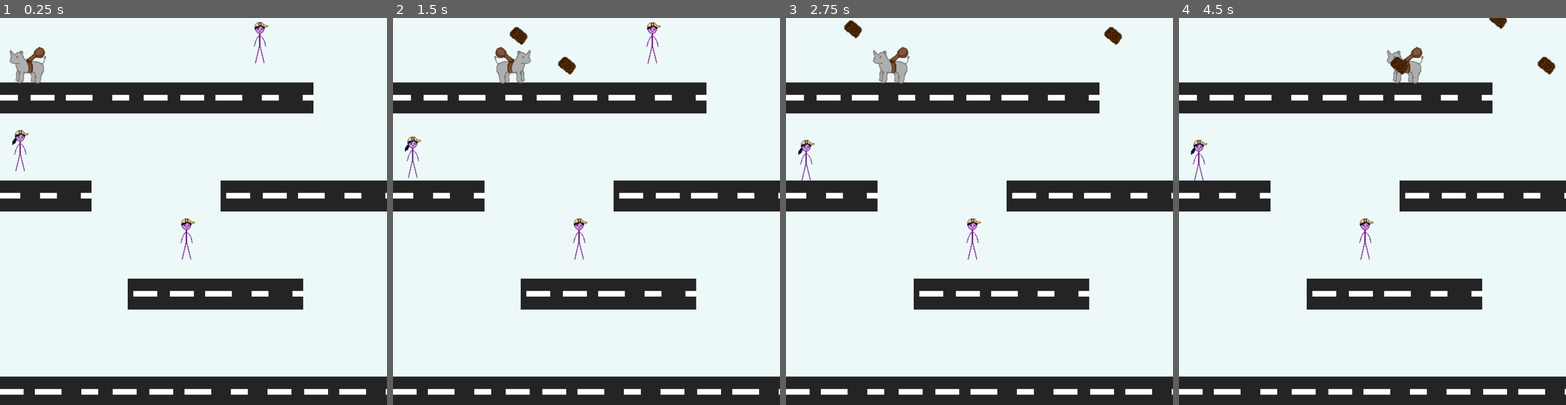
Above: before the commit, frames 1-4 (left to right).
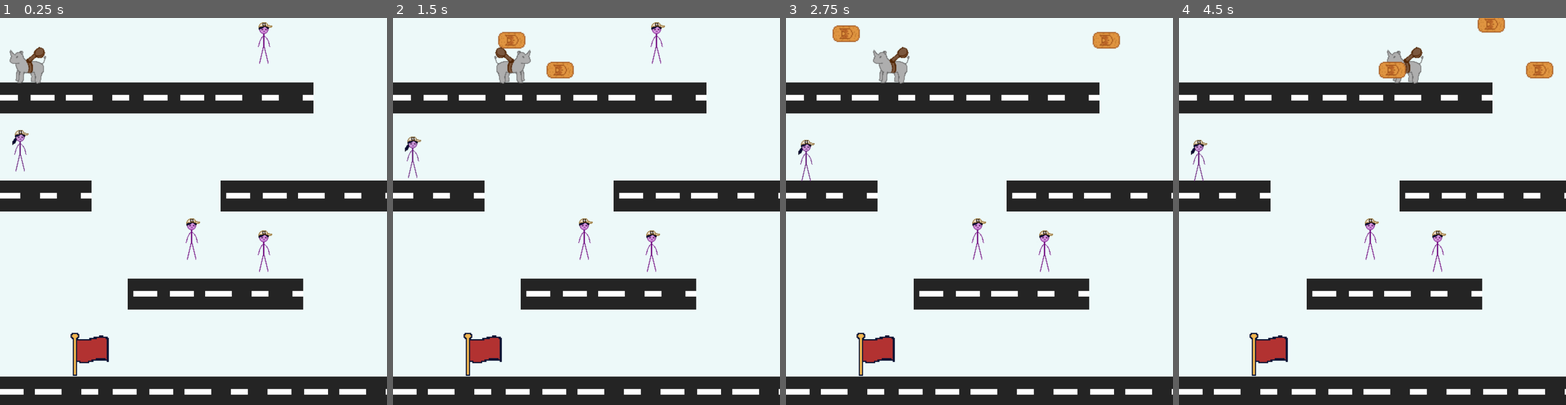
Above: after the commit, the same moments.

Repository: fiona-cai/HTV2023
Game: Godot game, scene res://levels/level_03.tscn
The game is run twice, just before and just after one commit, with the same random seed, the same clock (stepped at 60 frames per second) and the same inputs. This scene is started directly instead of the project's main scene.
Inputs:
- Up to frame 1 (0.25 s): no input
- Up to frame 2 (1.5 s): hold Right (move_right) from 0.53 s (still down); tap B (shoot_button) at 0.6, 1.35 s; tap Up (move_up) at 0.77 s
- Up to frame 3 (2.75 s): tap Up (move_up) at 1.52 s; release Right (move_right) at 2.03 s; hold Left (move_left) from 2.03 s (still down); tap B (shoot_button) at 2.1 s
- Up to frame 4 (4.5 s): release Left (move_left) at 2.78 s; hold Right (move_right) 2.78-4.28 s; tap B (shoot_button) at 2.85, 3.6, 4.35 s; tap Up (move_up) at 3.02, 3.77 s; hold Left (move_left) from 4.28 s (still down)

The runs differ from the first frame. In frame 1, 1.3% of the frame differs, in the area x 18-71%, y 1-93%; in frame 2, 2.0%; in frame 3, 1.7%; in frame 4, 2.0%, in the area x 18-98%, y 0-93%.

Commit message:
added lvl 3 red flag

Diff:
--- a/levels/level_03.tscn
+++ b/levels/level_03.tscn
@@ -1,9 +1,10 @@
-[gd_scene load_steps=7 format=3 uid="uid://b63536odcplwi"]
+[gd_scene load_steps=8 format=3 uid="uid://b63536odcplwi"]
 
 [ext_resource type="Texture2D" uid="uid://c00100suo273o" path="res://art/tiles/road_tile.png" id="1_uf58b"]
 [ext_resource type="PackedScene" uid="uid://d0ccdc860vcoq" path="res://enemies/cs_student_f.tscn" id="2_4cm4c"]
 [ext_resource type="PackedScene" uid="uid://vibebtbq0vva" path="res://enemies/cs_student_m.tscn" id="3_fyp6a"]
 [ext_resource type="PackedScene" uid="uid://chya1fwbo6x8v" path="res://player/player.tscn" id="4_iurdo"]
+[ext_resource type="PackedScene" uid="uid://difk8toy1xvl6" path="res://red_flags/red_flag_3.tscn" id="5_1volk"]
 
 [sub_resource type="TileSetAtlasSource" id="TileSetAtlasSource_8xcli"]
 texture = ExtResource("1_uf58b")
@@ -846,17 +847,17 @@
 position = Vector2(61, 408)
 
 [node name="CSStudent2" parent="." instance=ExtResource("3_fyp6a")]
-visible = false
-position = Vector2(654, 690)
+position = Vector2(773, 737)
 
 [node name="CSStudent3" parent="." instance=ExtResource("3_fyp6a")]
-position = Vector2(804, 73)
-scale = Vector2(2, 2)
+position = Vector2(804, 126)
 
 [node name="CharacterBody2D" parent="." instance=ExtResource("4_iurdo")]
 position = Vector2(86, 89)
 scale = Vector2(2, 2)
 
 [node name="CSStudent4" parent="." instance=ExtResource("3_fyp6a")]
-position = Vector2(579, 687)
-scale = Vector2(2, 2)
+position = Vector2(581, 737)
+
+[node name="Area2D" parent="." instance=ExtResource("5_1volk")]
+position = Vector2(278, 1043)
--- a/misc/awake_bar.tscn
+++ b/misc/awake_bar.tscn
@@ -14,8 +14,9 @@
 "speed": 5.0
 }]
 
-[sub_resource type="RectangleShape2D" id="RectangleShape2D_d8io0"]
-size = Vector2(53, 29)
+[sub_resource type="CapsuleShape2D" id="CapsuleShape2D_wbmc0"]
+radius = 26.0
+height = 84.0
 
 [node name="AwakeBar" type="Area2D"]
 script = ExtResource("1_apmql")
@@ -25,5 +26,6 @@
 sprite_frames = SubResource("SpriteFrames_xrgre")
 
 [node name="CollisionShape2D" type="CollisionShape2D" parent="."]
-position = Vector2(0.5, -1.5)
-shape = SubResource("RectangleShape2D_d8io0")
+position = Vector2(-21, 13)
+rotation = 1.5708
+shape = SubResource("CapsuleShape2D_wbmc0")
--- /dev/null
+++ b/red_flags/red_flag_3.gd
@@ -0,0 +1,16 @@
+extends Area2D
+
+
+# Called when the node enters the scene tree for the first time.
+func _ready():
+	pass # Replace with function body.
+
+
+# Called every frame. 'delta' is the elapsed time since the previous frame.
+func _process(delta):
+	pass
+
+func _input(event):
+	if get_overlapping_bodies().size() > 0:
+		if get_tree().current_scene.name == "level_03" :
+			get_tree().change_scene_to_file("res://levels/level_04.tscn")
--- /dev/null
+++ b/red_flags/red_flag_3.tscn
@@ -0,0 +1,28 @@
+[gd_scene load_steps=5 format=3 uid="uid://difk8toy1xvl6"]
+
+[ext_resource type="Texture2D" uid="uid://bwm4ki24kb6qf" path="res://art/sprites/red_flag.png" id="1_q5kj5"]
+[ext_resource type="Script" path="res://red_flags/red_flag_3.gd" id="2_y221x"]
+
+[sub_resource type="SpriteFrames" id="SpriteFrames_vyb0w"]
+animations = [{
+"frames": [{
+"duration": 1.0,
+"texture": ExtResource("1_q5kj5")
+}],
+"loop": true,
+"name": &"default",
+"speed": 5.0
+}]
+
+[sub_resource type="RectangleShape2D" id="RectangleShape2D_iffvq"]
+size = Vector2(119, 133)
+
+[node name="Area2D" type="Area2D"]
+script = ExtResource("2_y221x")
+
+[node name="AnimatedSprite2D" type="AnimatedSprite2D" parent="."]
+sprite_frames = SubResource("SpriteFrames_vyb0w")
+
+[node name="CollisionShape2D" type="CollisionShape2D" parent="."]
+position = Vector2(0.5, 0.5)
+shape = SubResource("RectangleShape2D_iffvq")
Binary file changed: art/sprites/awake_bar.png
Not shown, changed: art/sprites/awake_bar.png.import
Not shown: 1 places in misc/awake_bar.tscn that only renumber resources
